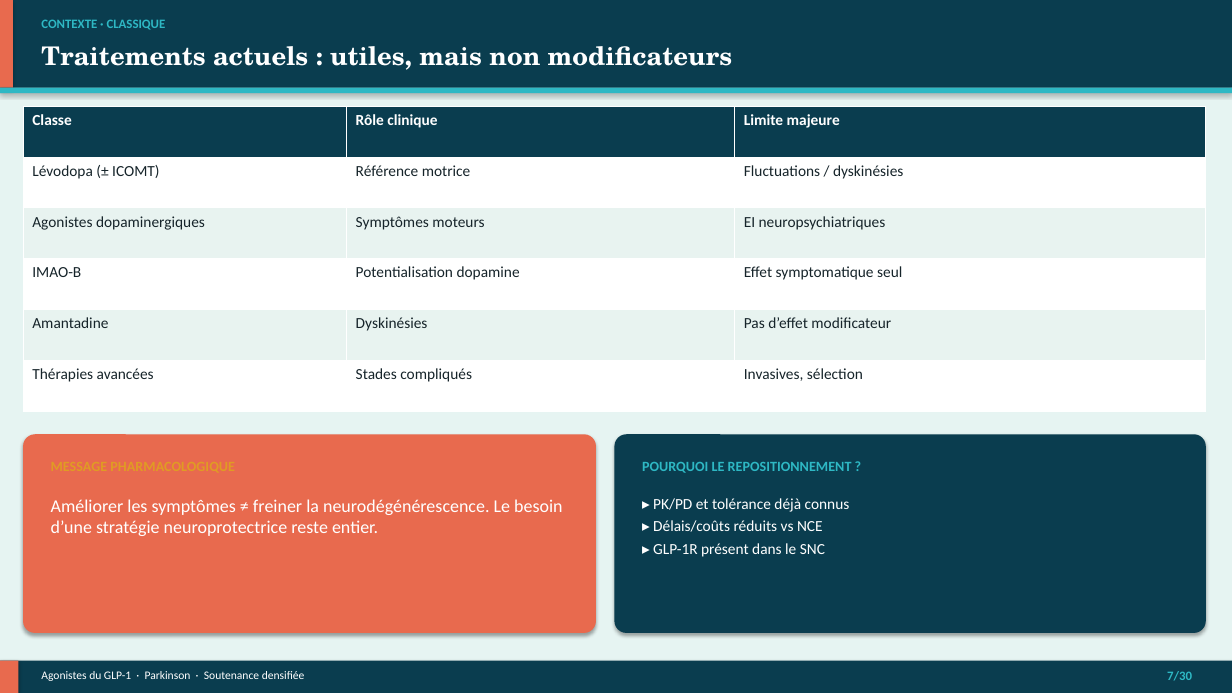
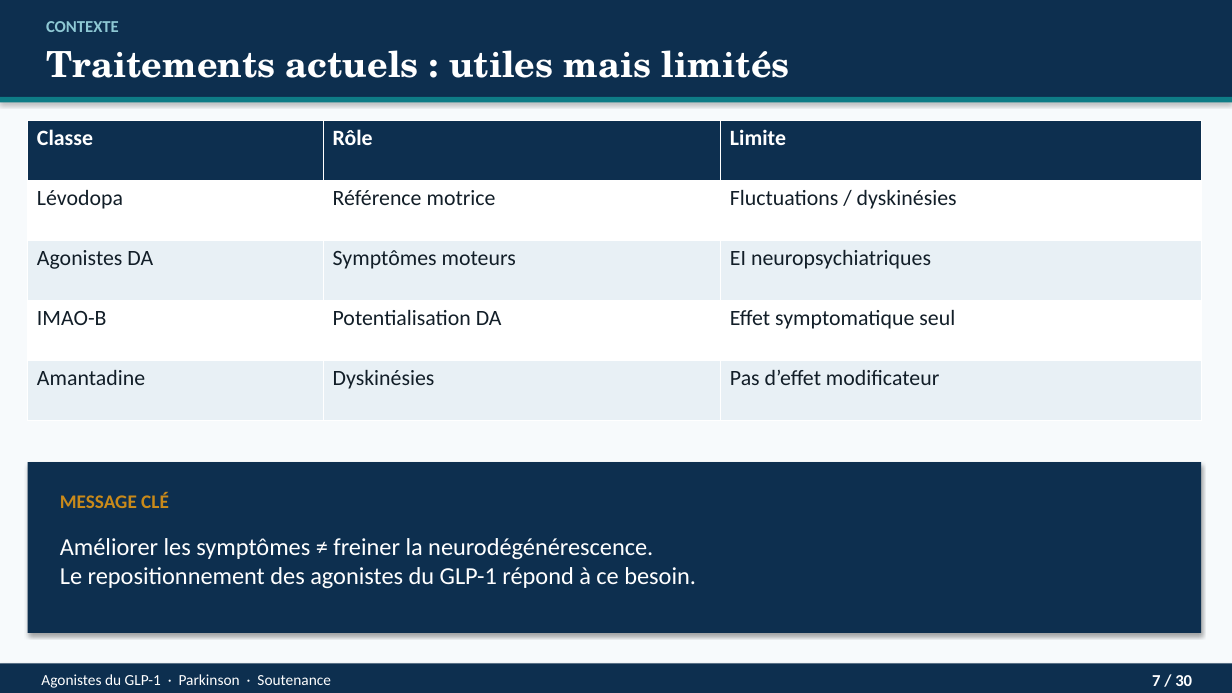
Before and after one commit to Mashtal-Platform/mashtal-platform, a slide deck: slide 7 of docs/presentation/Soutenance_GLP1_Parkinson.pptx. Drawn at 1232x693 pixels with LibreOffice and Linux fonts; fonts in the diff are those of the drawing. Boxes give left, top, right and bottom in pixels: in the first picture for what was removed or moved away, otherwise in the second. Text is boxed around its words. In the diff, an @@ line names an element or a change of style, - is before the commit and + after.

```diff
--- a/docs/presentation/Soutenance_GLP1_Parkinson.pptx
+++ b/docs/presentation/Soutenance_GLP1_Parkinson.pptx
@@ rectangle at [0, 0, 1232, 693]: fill #E6F4F2 to #F7FAFC @@
@@ rectangle: place and size @@
-rectangle at [0, 0, 1232, 88]
+rectangle at [0, 0, 1232, 97]
@@ rectangle at [0, 0, 1232, 97]: fill #0A3D4F to #0D2F4F @@
@@ rectangle removed at [0, 0, 13, 88] @@
@@ text at [46, 21, 119, 32]: text changed; size 10 to 13 pt; text colour #2EB8C4 to #8EC8D4 @@
-CONTEXTE · CLASSIQUE
+CONTEXTE
@@ text at [46, 50, 790, 78]: text changed; size 20 to 28 pt @@
-Traitements actuels : utiles, mais non modificateurs
+Traitements actuels : utiles mais limités
@@ rectangle: place and size @@
-rectangle at [0, 88, 1232, 93]
+rectangle at [0, 97, 1232, 103]
@@ rectangle at [0, 97, 1232, 103]: fill #2EB8C4 to #0E7C86 @@
@@ table at [28, 120, 1202, 421] @@
-row 1, column 2: Rôle clinique
+row 1, column 2: Rôle
-row 1, column 3: Limite majeure
+row 1, column 3: Limite
-row 2, column 1: Lévodopa (± ICOMT)
+row 2, column 1: Lévodopa
-row 3, column 1: Agonistes dopaminergiques
+row 3, column 1: Agonistes DA
-row 4, column 2: Potentialisation dopamine
+row 4, column 2: Potentialisation DA
-row 6: Thérapies avancées | Stades compliqués | Invasives, sélection
@@ table: place and size @@
-table at [23, 106, 1206, 411]
+table at [28, 120, 1202, 421]
@@ rounded rectangle removed at [23, 434, 596, 633] @@
@@ rounded rectangle removed at [615, 434, 1206, 633] @@
@@ rectangle added at [28, 462, 1202, 633], fill #0D2F4F @@
@@ text removed at [642, 462, 852, 473] @@
-POURQUOI LE REPOSITIONNEMENT ?
@@ text added at [60, 493, 169, 508], 15 pt, text #C98A1A, bold @@
+MESSAGE CLÉ
@@ text removed at [653, 498, 850, 557] @@
-▸ PK/PD et tolérance déjà connus
-▸ Délais/coûts réduits vs NCE
-▸ GLP-1R présent dans le SNC
@@ text at [60, 538, 696, 588]: text changed; size 14 to 19 pt @@
-Améliorer les symptômes ≠ freiner la neurodégénérescence. Le besoin d’une stratégie neuroprotectrice reste entier.
+Améliorer les symptômes ≠ freiner la neurodégénérescence.
+Le repositionnement des agonistes du GLP-1 répond à ce besoin.
@@ rectangle at [0, 664, 1232, 693]: fill #0A3D4F to #0D2F4F @@
@@ rectangle removed at [0, 661, 18, 693] @@
@@ text at [41, 674, 331, 688]: text changed; size 9 to 12 pt @@
-Agonistes du GLP-1 · Parkinson · Soutenance densifiée
+Agonistes du GLP-1 · Parkinson · Soutenance
@@ text at [1152, 675, 1192, 686]: text changed; size 10 to 13 pt; text colour #2EB8C4 to #FFFFFF @@
-7/30
+7 / 30
```
Also in this commit, not shown: 29 other slides changed, 9 other files.
